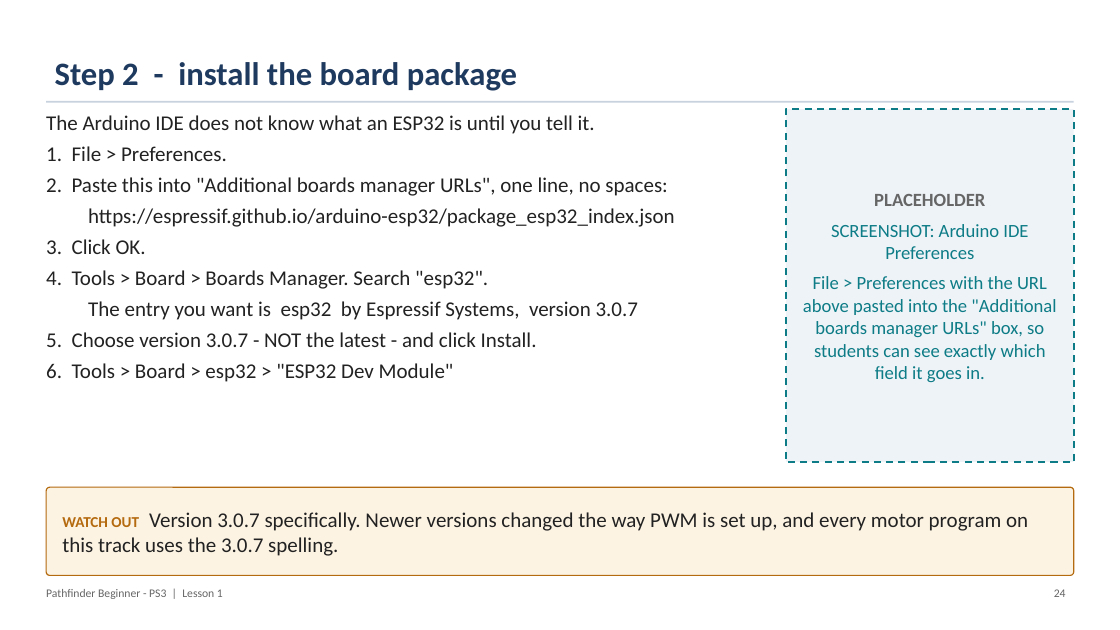
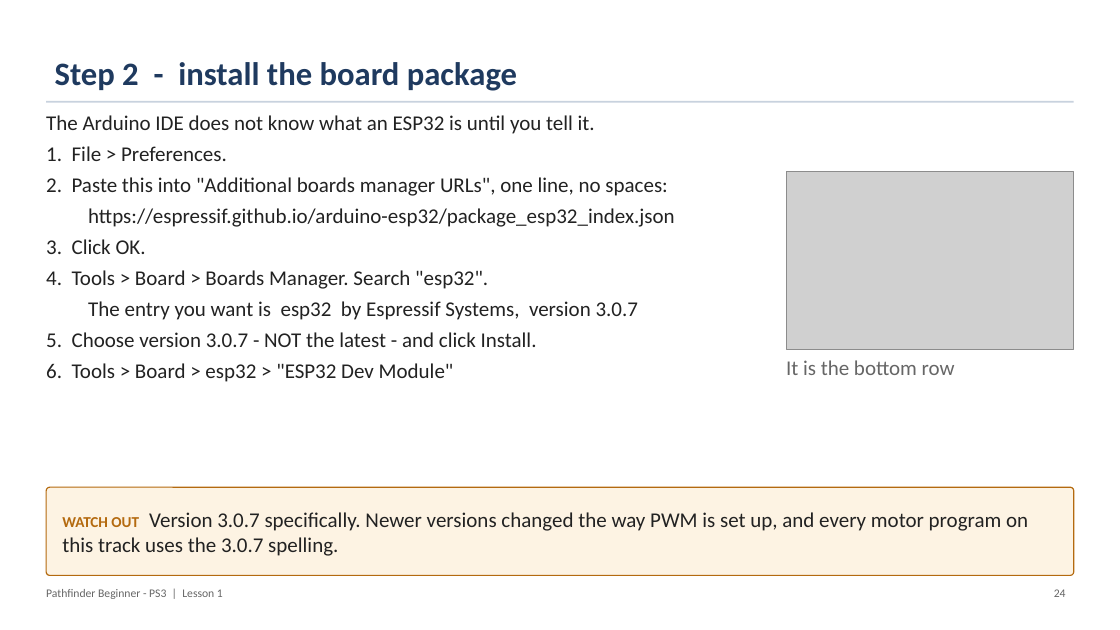
Before and after one commit to PorpoiseRobotics/porpoise-robotics, a slide deck: slide 24 of ground-vehicle/docs/courses/beginner-ps3/l1_introduction.pptx. Drawn at 1120x630 pixels with LibreOffice and Linux fonts; fonts in the diff are those of the drawing; grey boxes stand for pictures. Boxes give left, top, right and bottom in pixels: in the first picture for what was removed or moved away, otherwise in the second. Text is boxed around its words. In the diff, an @@ line names an element or a change of style, - is before the commit and + after.

```diff
--- a/ground-vehicle/docs/courses/beginner-ps3/l1_introduction.pptx
+++ b/ground-vehicle/docs/courses/beginner-ps3/l1_introduction.pptx
@@ rectangle removed at [786,109,1075,462] @@
-PLACEHOLDER
-SCREENSHOT: Arduino IDE Preferences
-File > Preferences with the URL above pasted into the "Additional boards manager URLs" box, so students can see exactly which field it goes in.
@@ picture added at [786,171,1075,350] @@
@@ text added at [786,360,955,375], 18 pt, text #666666 @@
+It is the bottom row
```
Also in this commit, not shown: 21 other files.
